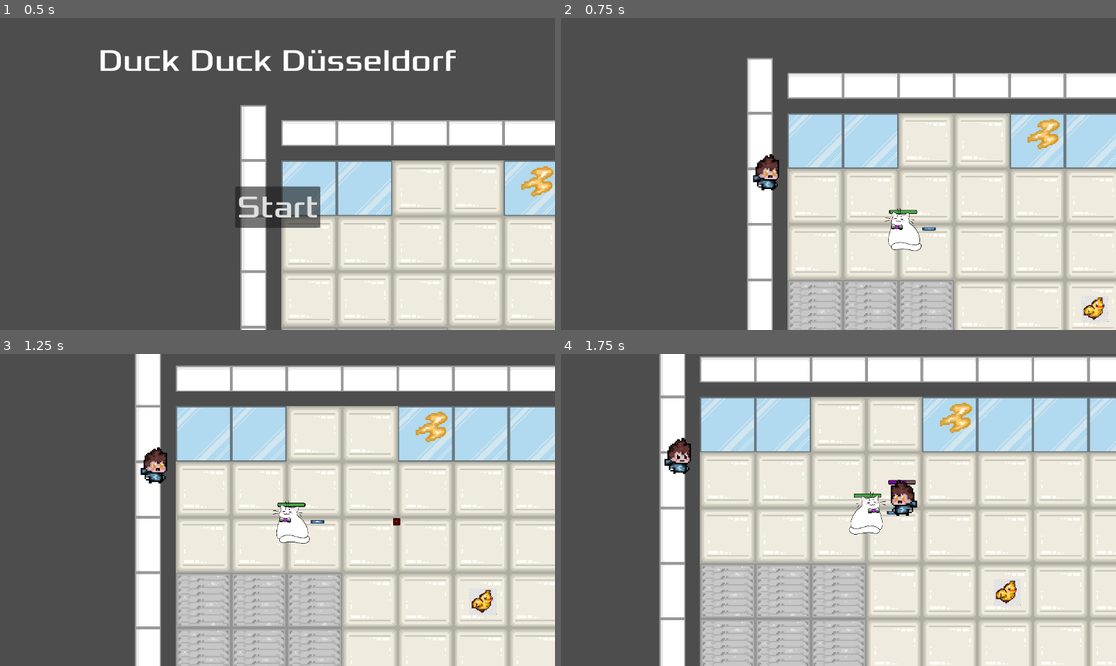
Above: before the commit, frames 1-4 (two rows, left to right).
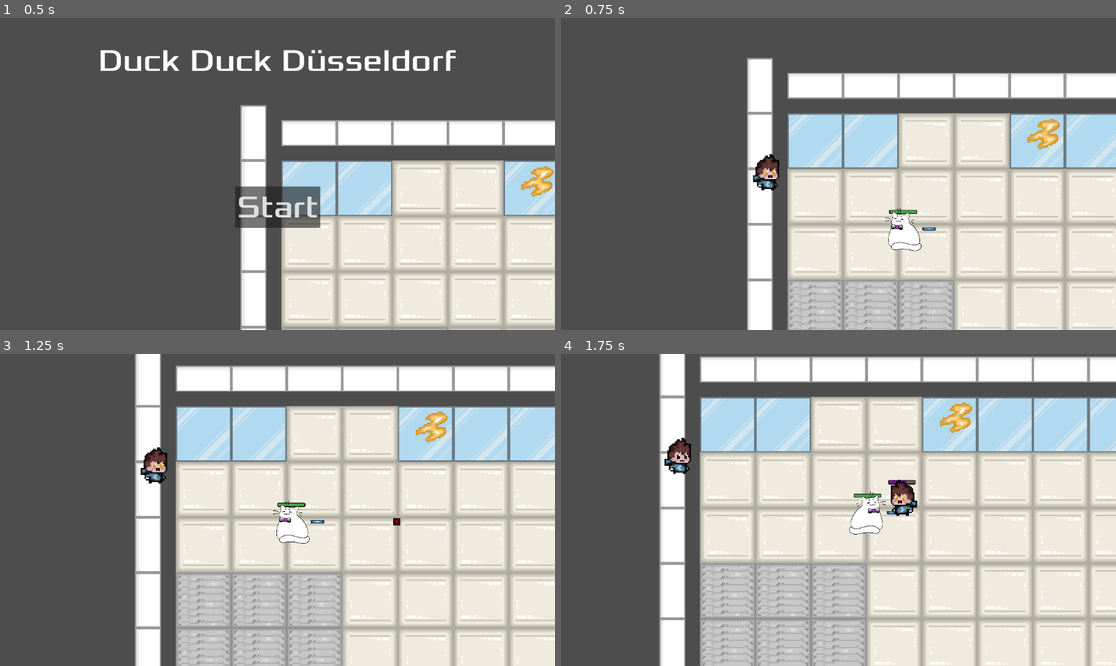
Above: after the commit, the same moments.

Repository: P0127/HSDuckies-Videogame-Group-project-at-HSD
Game: Godot game, scene res://main.tscn
Two runs of this game, one before a commit and one after it. Both use one fixed random seed, a clock stepped at 60 frames per second and the inputs below. The engine's default icon, where the game draws it, is replaced by a stand-in: a white triangle on a blue panel in a dark square.
Inputs (mouse positions are in pixels of both pictures, inside the frame that each line leads up to):
- Up to frame 1 (0.5 s): no input
- Up to frame 2 (0.75 s): click "Start" at 0.5 s
- Up to frame 3 (1.25 s): no input
- Up to frame 4 (1.75 s): move the mouse to (960, 494) at 1.27 s; press the mouse at (960, 494) at 1.28 s; hold D (move_right) from 1.28 s (still down)

Frame 1 is identical in both runs. In frame 2, 0.3% of the frame differs, in the area x 93-99%, y 89-98%; in frame 3, 0.3%; in frame 4, 0.3%, in the area x 78-83%, y 72-81%.

Commit message:
removed unecessary scene in main

Diff:
--- a/main.tscn
+++ b/main.tscn
@@ -1,11 +1,10 @@
-[gd_scene load_steps=7 format=3 uid="uid://esi7qim0g042"]
+[gd_scene load_steps=6 format=3 uid="uid://esi7qim0g042"]
 
 [ext_resource type="Script" uid="uid://pqcn33eyebmm" path="res://main.gd" id="1_ig7tw"]
 [ext_resource type="PackedScene" uid="uid://c135wng7wv7tp" path="res://player.tscn" id="2_h2yge"]
 [ext_resource type="PackedScene" uid="uid://bp8gs76r0swmn" path="res://hud.tscn" id="3_h2yge"]
 [ext_resource type="PackedScene" uid="uid://dkla36ebv0n0o" path="res://mob.tscn" id="4_lquwl"]
 [ext_resource type="PackedScene" uid="uid://bsho8pj8tpcp1" path="res://Tile Maps/foyer.tscn" id="6_7mycd"]
-[ext_resource type="PackedScene" uid="uid://djr2ebk8jm13r" path="res://duck_collectable.tscn" id="6_272bh"]
 
 [node name="Main" type="Node"]
 script = ExtResource("1_ig7tw")
@@ -22,7 +21,4 @@
 [node name="TileMapLayer" parent="." instance=ExtResource("6_7mycd")]
 scale = Vector2(0.3, 0.3)
 
-[node name="Duck_Collectable" parent="." instance=ExtResource("6_272bh")]
-position = Vector2(1063, 677)
-
 [connection signal="start_game" from="Hud" to="." method="new_game"]
